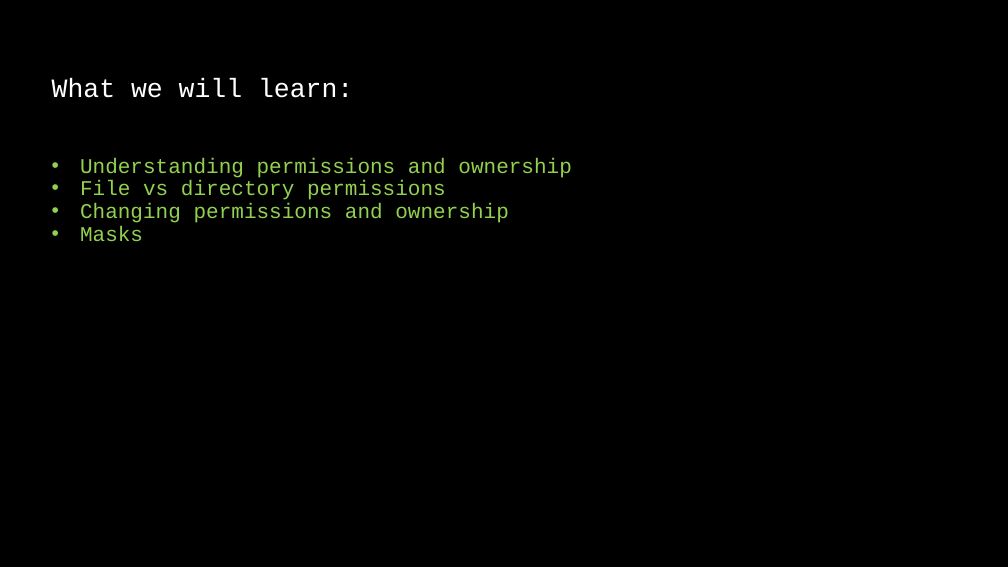
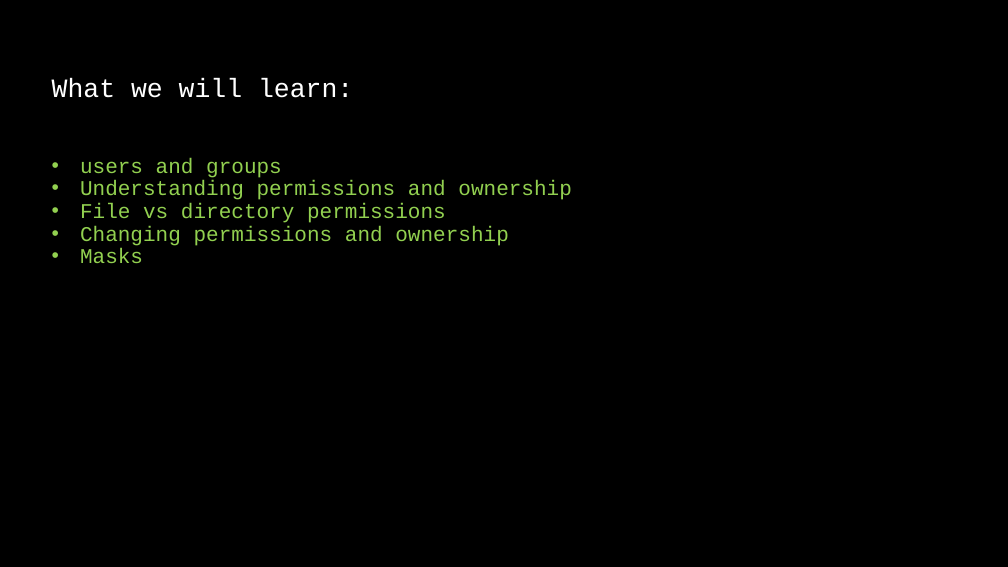
Before and after one commit to linuxfestival/introduction-to-linux-resources, a slide deck: slide 2 of PowerPoint/permissions.pptx. Drawn at 1008x567 pixels with LibreOffice and Linux fonts; fonts in the diff are those of the drawing. Boxes give left, top, right and bottom in pixels: in the first picture for what was removed or moved away, otherwise in the second. Text is boxed around its words. In the diff, an @@ line names an element or a change of style, - is before the commit and + after.

```diff
--- a/PowerPoint/permissions.pptx
+++ b/PowerPoint/permissions.pptx
@@ text at (x1=80, y1=158, x2=282, y2=180): paragraph added @@
+• users and groups
```
Also in this commit, not shown: 6 slides added.
